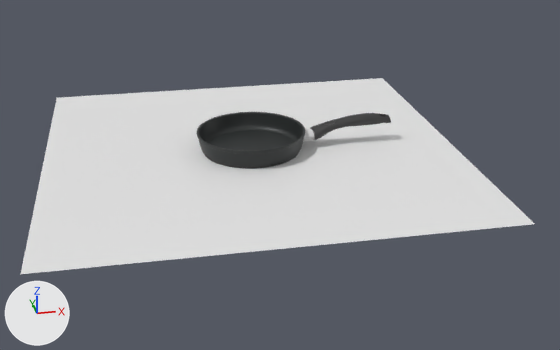
Two versions of the Blender file blender/litaya_low_orig_22_4522.blend, one commit apart.
Camera for both pictures: a 50 mm camera at (-2.29, -14.89, 6.25) aimed at (0.52, -0.45, -0.44). The axes (+X, +Y, +Z) are drawn at lower left. The lights are the same throughout.

Names of what the first picture shows: 'Plane', 'circle_gril_26', 'handle_02r'.
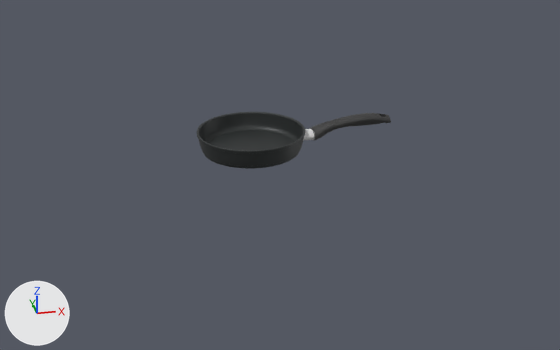
Diff of the bpy script that builds the scene:
```diff
--- a/blender/litaya_low_orig_22_4522.blend.py
+++ b/blender/litaya_low_orig_22_4522.blend.py
@@ ob_plane @@
 ob_plane.location = (0.0, 0.0, 0.0)
+ob_plane.hide_viewport = True
```

Location of each change, (x1, y1, x2, y2) in pixels of the pictures (560 x 350 px):
'Plane', hidden: before (21, 78, 535, 274)
